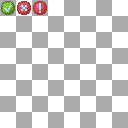
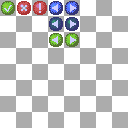
Two versions of the same layered image (128 × 128). Layer-by-layer changes:
renamed "Paint Layer 1" to "Icons", painted on it over (49, 1, 79, 47)